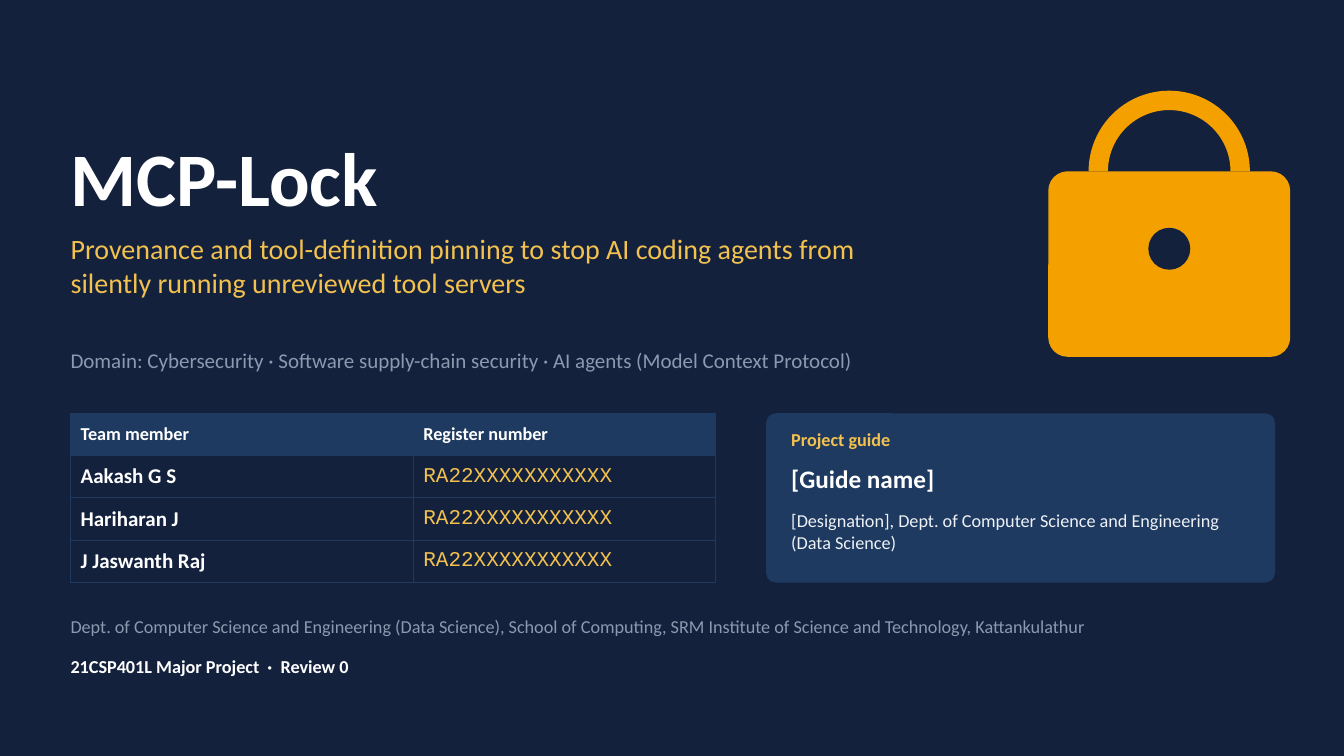
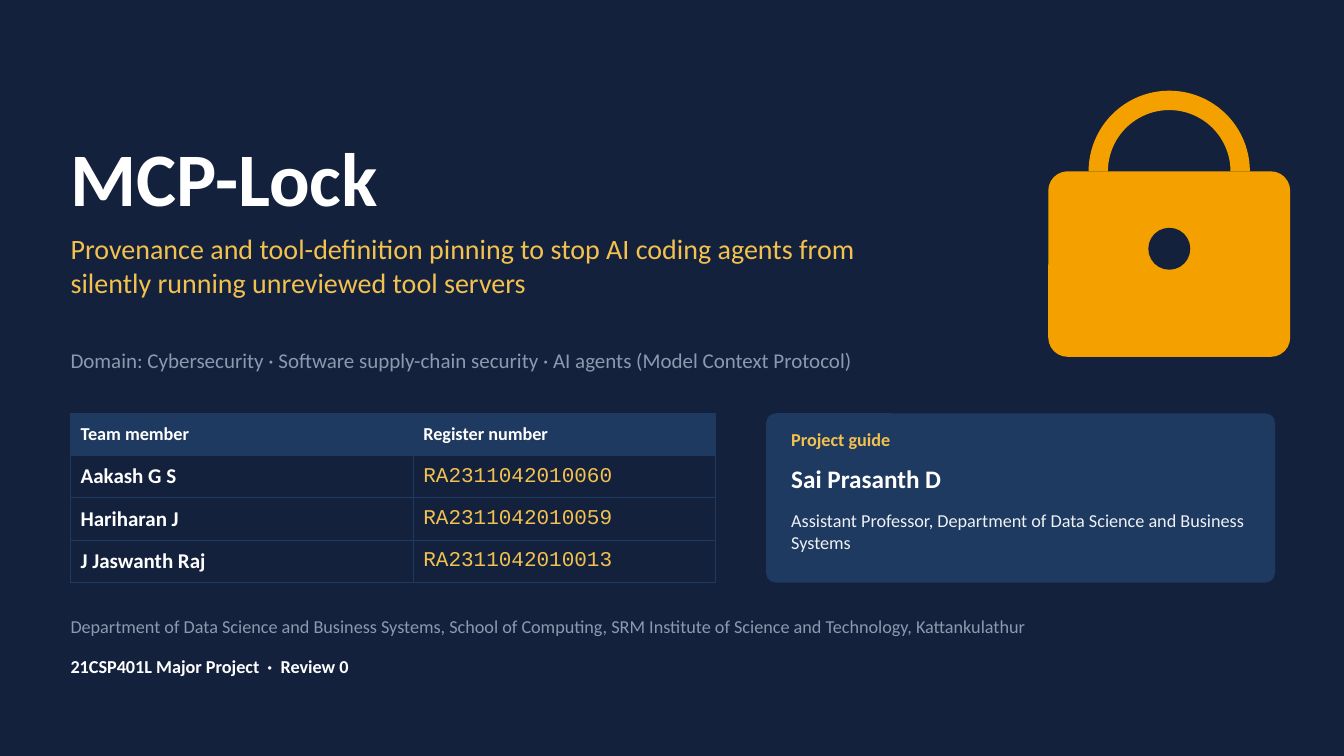
Before and after one commit to ftaakash/MCP-Lock, a slide deck: slide 1 of reports/presentation/MCP-Lock-Review0.pptx. Drawn at 1344x756 pixels with LibreOffice and Linux fonts; fonts in the diff are those of the drawing. Boxes give left, top, right and bottom in pixels: in the first picture for what was removed or moved away, otherwise in the second. Text is boxed around its words. In the diff, an @@ line names an element or a change of style, - is before the commit and + after.

Commit message:
docs: add guide and register numbers; department is Data Science and Business Systems

```diff
--- a/reports/presentation/MCP-Lock-Review0.pptx
+++ b/reports/presentation/MCP-Lock-Review0.pptx
@@ table at (71, 413, 716, 576) @@
-row 2, column 2: RA22XXXXXXXXXXX
+row 2, column 2: RA2311042010060
-row 3, column 2: RA22XXXXXXXXXXX
+row 3, column 2: RA2311042010059
-row 4, column 2: RA22XXXXXXXXXXX
+row 4, column 2: RA2311042010013
@@ text at (791, 470, 941, 488): text changed @@
-[Guide name]
+Sai Prasanth D
@@ text at (791, 514, 1243, 552): text changed @@
-[Designation], Dept. of Computer Science and Engineering (Data Science)
+Assistant Professor, Department of Data Science and Business Systems
@@ text at (71, 620, 1025, 636): text changed @@
-Dept. of Computer Science and Engineering (Data Science), School of Computing, SRM Institute of Science and Technology, Kattankulathur
+Department of Data Science and Business Systems, School of Computing, SRM Institute of Science and Technology, Kattankulathur
```
Also in this commit, not shown: 7 other files.
